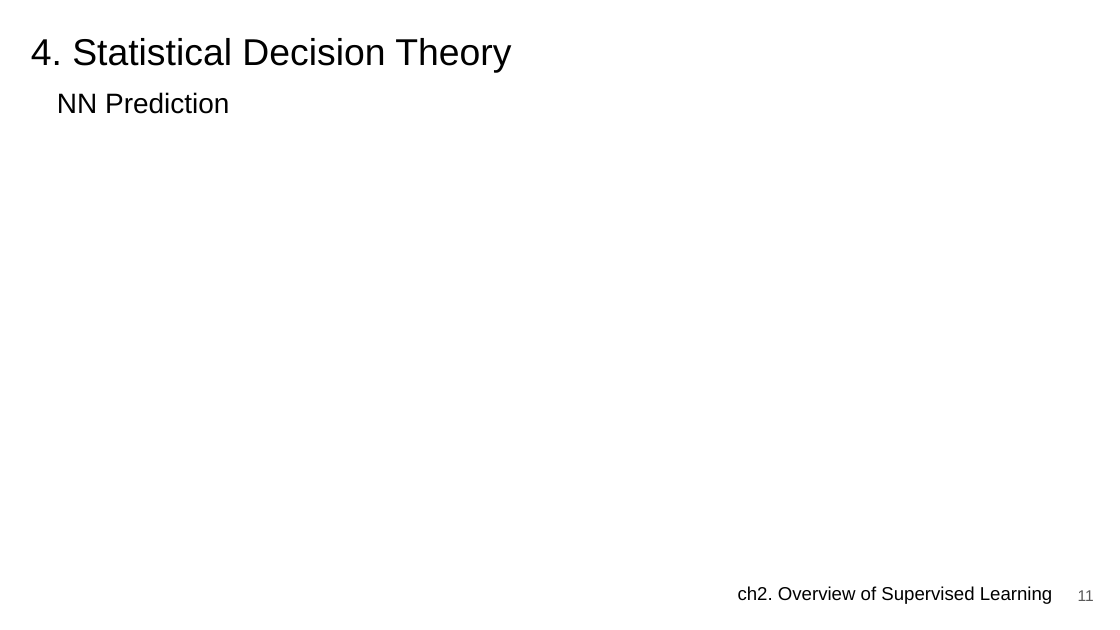
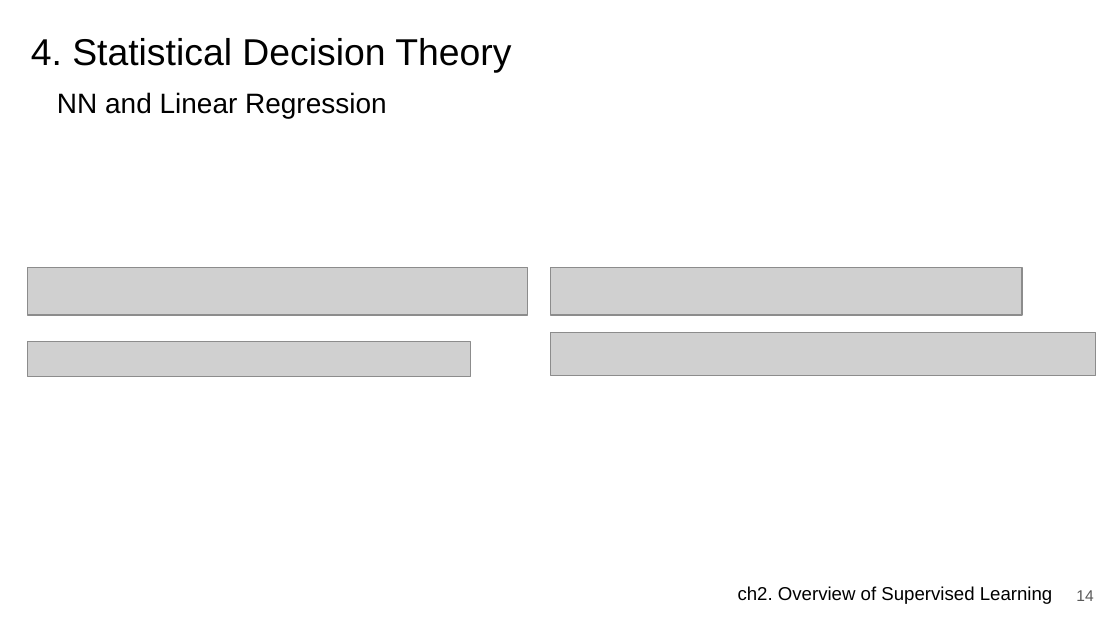
Before and after one commit to JerryKwon/ElemStatLearn-review, a slide deck: slide 14 of ch2. Supervised Learning/presentation/ch2. Overview of Supervised Learning.pptx (slide 11 before the commit). Drawn at 1120x630 pixels with LibreOffice and Linux fonts; fonts in the diff are those of the drawing; grey boxes stand for pictures. Boxes give left, top, right and bottom in pixels: in the first picture for what was removed or moved away, otherwise in the second. Text is boxed around its words. In the diff, an @@ line names an element or a change of style, - is before the commit and + after.

```diff
--- a/ch2. Supervised Learning/presentation/ch2. Overview of Supervised Learning.pptx
+++ b/ch2. Supervised Learning/presentation/ch2. Overview of Supervised Learning.pptx
@@ title at [57,92,387,118]: text changed @@
-NN Prediction
+NN and Linear Regression
@@ picture added at [27,268,528,316] @@
@@ picture added at [551,268,1023,316] @@
@@ picture added at [27,342,470,376] @@
@@ picture added at [551,333,1096,376] @@
@@ page number at [1076,590,1093,601]: text changed @@
-11
+14
```
Also in this commit, not shown: 8 other slides changed, 6 slides added, 1 other file.
